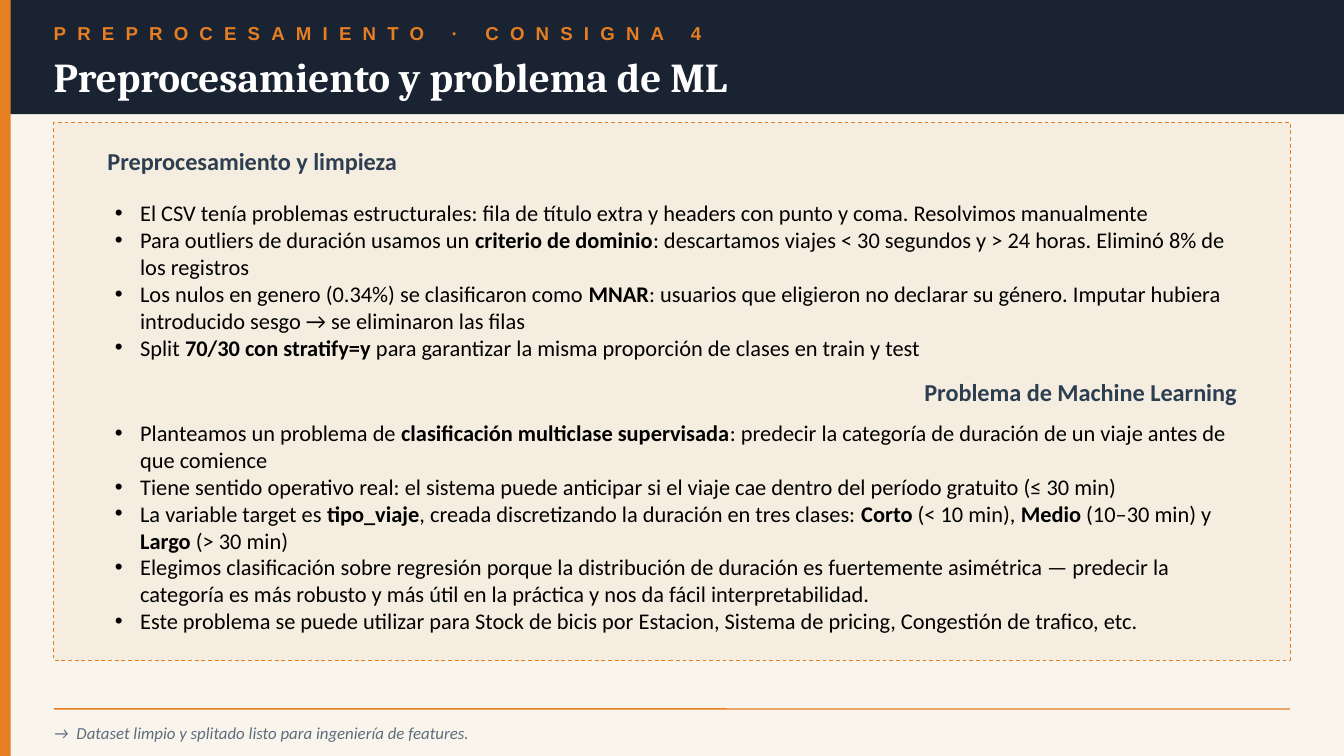
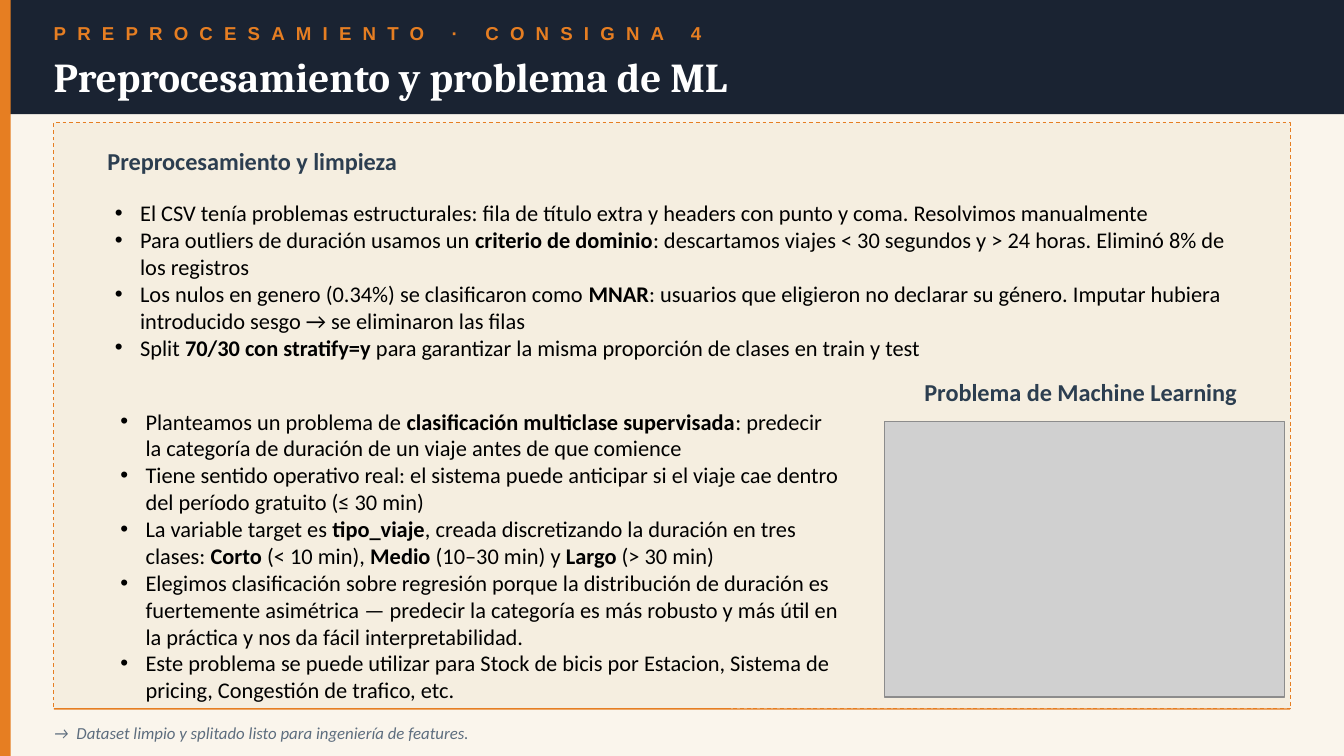
Before and after one commit to cimberlina/grupo7-eda-ecobici, a slide deck: slide 4 of presentacion/Presentacion_Grupo7_Final.pptx. Drawn at 1344x756 pixels with LibreOffice and Linux fonts; fonts in the diff are those of the drawing; grey boxes stand for pictures. Boxes give left, top, right and bottom in pixels: in the first picture for what was removed or moved away, otherwise in the second. Text is boxed around its words. In the diff, an @@ line names an element or a change of style, - is before the commit and + after.

Commit message:
Integra slide 5 (Feature Engineering) de Carmen · finaliza pptx con 6 slides
- Slide 5 · Carmen completa Feature Engineering: 6 gráficos (histograma por tipo, CDF distancia, encoding cíclico hora y mes, tabla X_train, distribución de clases) + 5 razones del no-rebalanceo (stratify + class_weight)
- Slide 4 · Carmen agrega barplot 'Distribución de clases — Train' como evidencia visual del balance
- Slide 4 · título restaurado a versión corta 'Preprocesamiento y problema de ML'
- Slide 6 duplicado (placeholder Feature Engineering) eliminado
- Slide 7 (Cierre placeholder) eliminado
- Resultado: 6 slides completos · autorizado por la docente

```diff
--- a/presentacion/Presentacion_Grupo7_Final.pptx
+++ b/presentacion/Presentacion_Grupo7_Final.pptx
@@ rectangle: place and size @@
-rectangle at [54, 122, 1290, 660]
+rectangle at [54, 122, 1290, 708]
@@ text "Planteamos un problema de clasificación ..." rewrapped from [140, 425, 1225, 633] to [146, 414, 838, 702] @@
@@ picture added at [884, 422, 1285, 698] @@
```
Also in this commit, not shown: 2 other slides changed, 1 slide removed.
